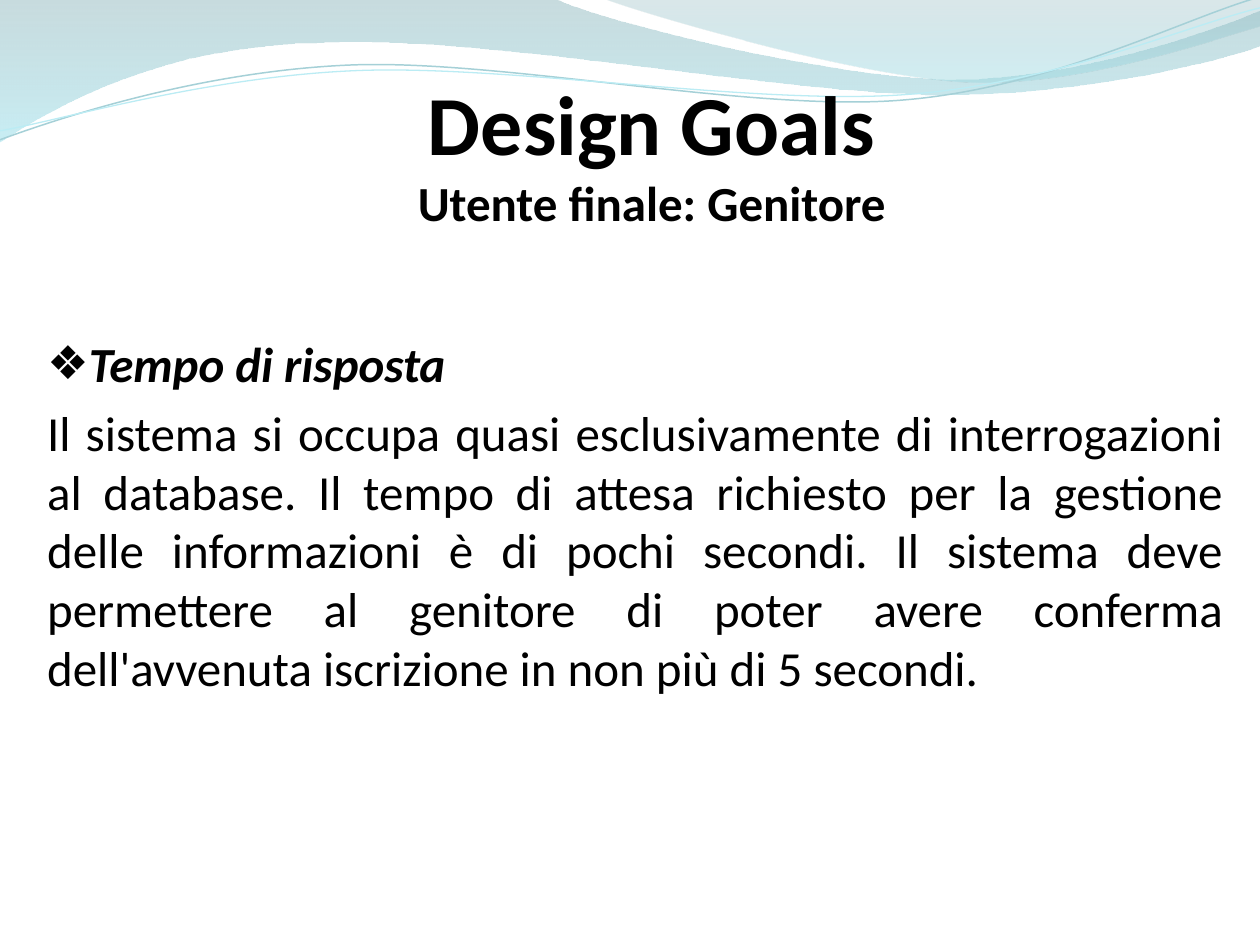
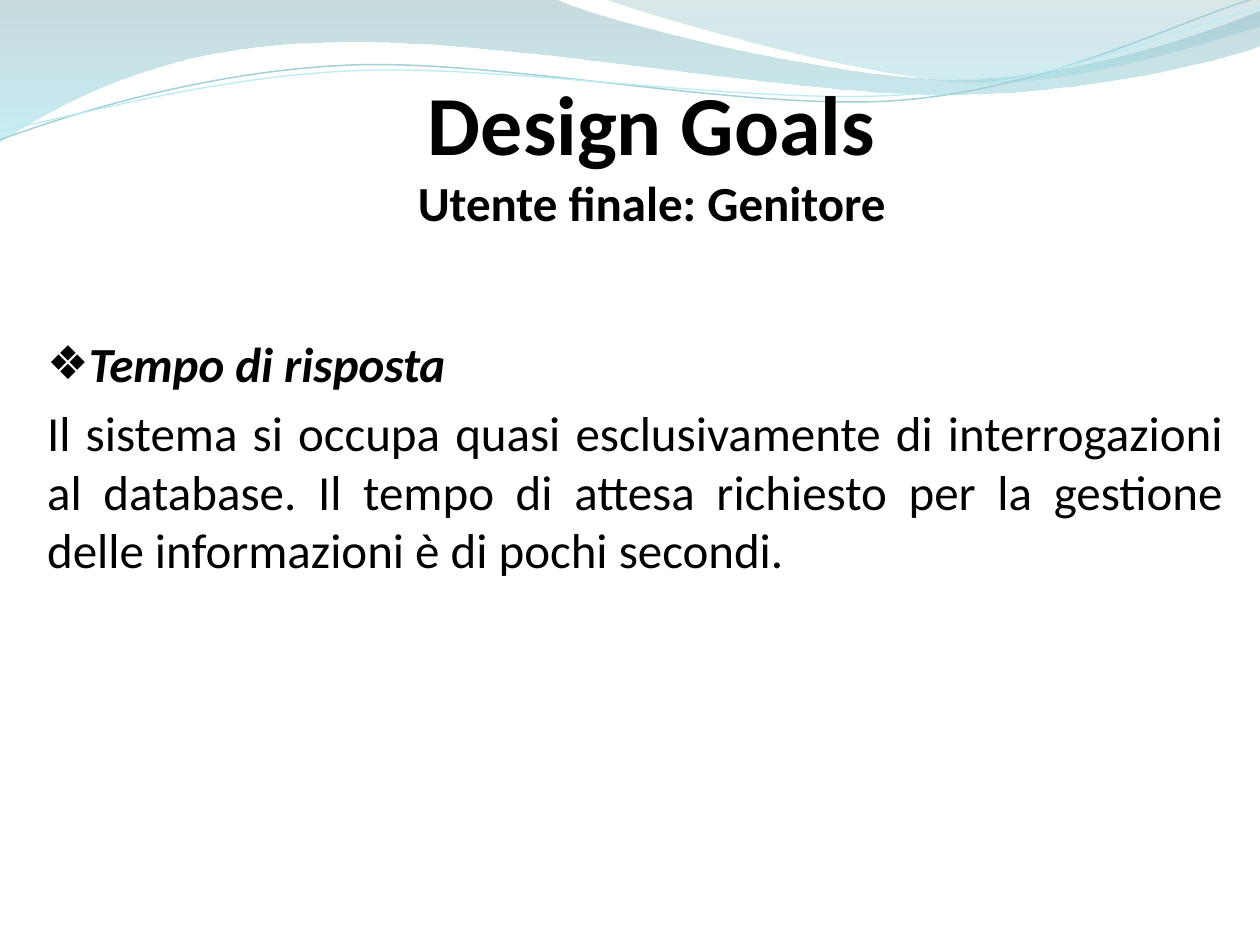
Before and after one commit to ammirate/at-silo, a slide deck: slide 3 of Presentazione/Atsilo1/Micco/Atsilo_A_Micco.pptx. Drawn at 1260x945 pixels with LibreOffice and Linux fonts; fonts in the diff are those of the drawing. Boxes give left, top, right and bottom in pixels: in the first picture for what was removed or moved away, otherwise in the second. Text is boxed around its words. In the diff, an @@ line names an element or a change of style, - is before the commit and + after.

```diff
--- a/Presentazione/Atsilo1/Micco/Atsilo_A_Micco.pptx
+++ b/Presentazione/Atsilo1/Micco/Atsilo_A_Micco.pptx
@@ text at [47, 417, 1223, 576]: text changed @@
-Il sistema si occupa quasi esclusivamente di interrogazioni al database. Il tempo di attesa richiesto per la gestione delle informazioni è di pochi secondi. Il sistema deve permettere al genitore di poter avere conferma dell'avvenuta iscrizione in non più di 5 secondi.
+Il sistema si occupa quasi esclusivamente di interrogazioni al database. Il tempo di attesa richiesto per la gestione delle informazioni è di pochi secondi.
```
Also in this commit, not shown: 6 other slides changed.
